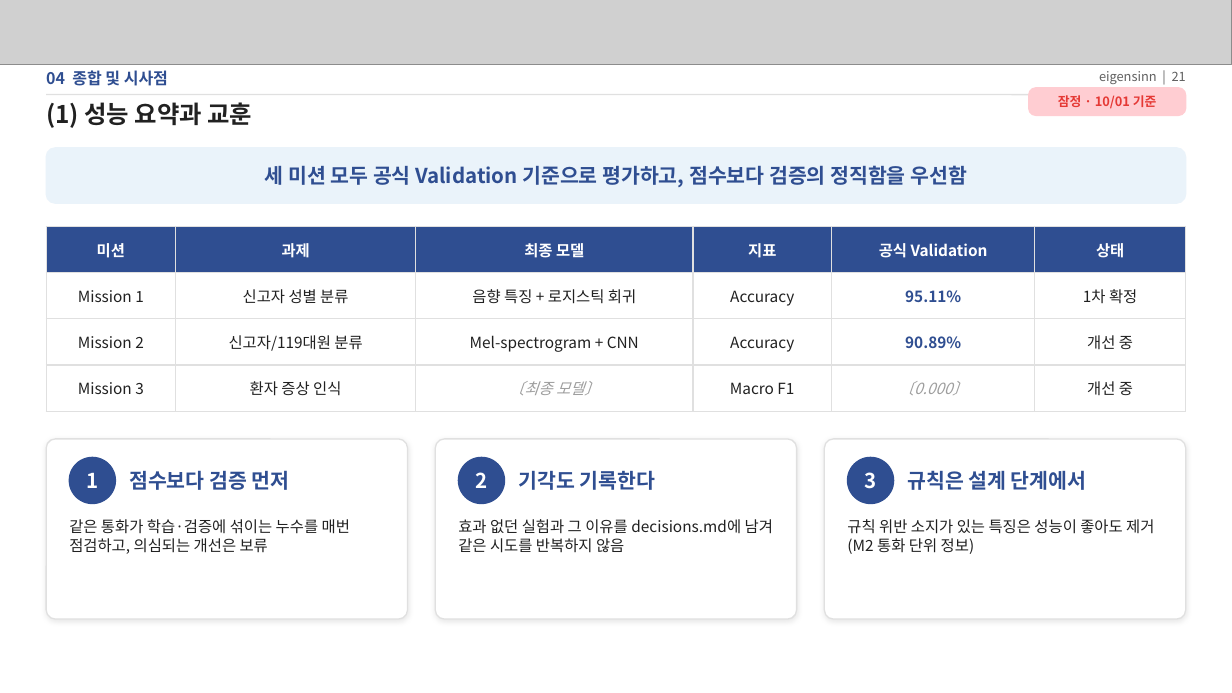
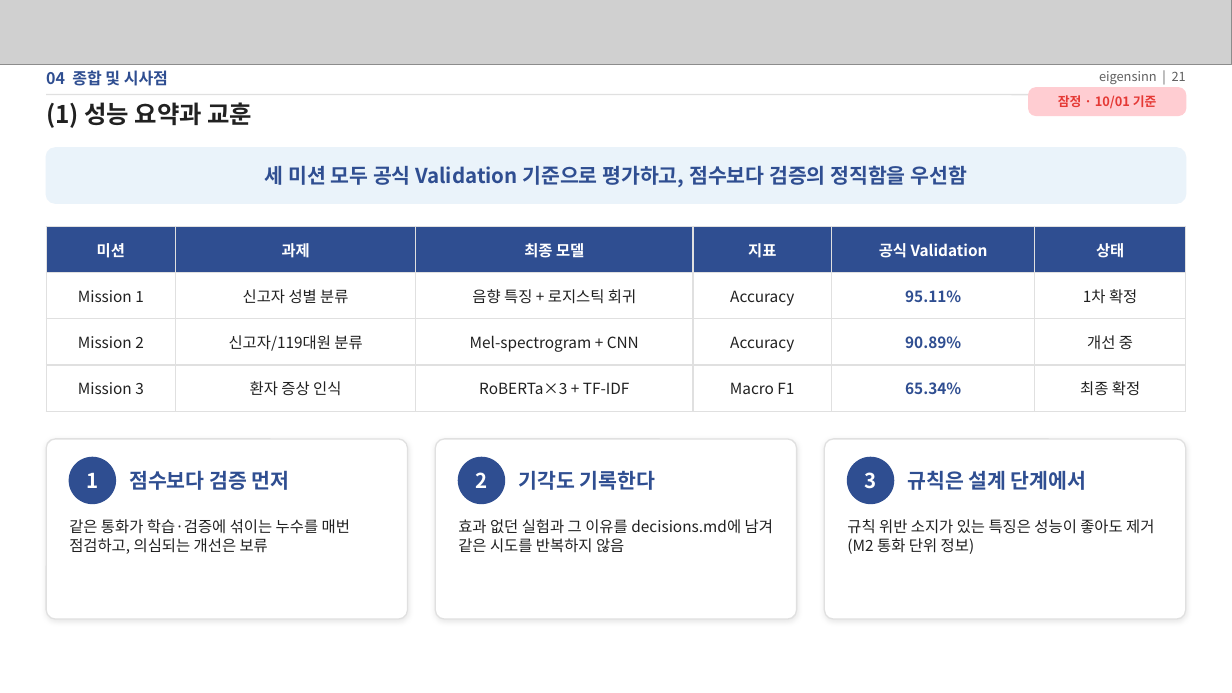
Before and after one commit to eigensinn-dcc2026/prelim, a slide deck: slide 21 of ppt/DCC2026_예선_결과정리.pptx. Drawn at 1232x693 pixels with LibreOffice and Linux fonts; fonts in the diff are those of the drawing; grey boxes stand for pictures. Boxes give left, top, right and bottom in pixels: in the first picture for what was removed or moved away, otherwise in the second. Text is boxed around its words. In the diff, an @@ line names an element or a change of style, - is before the commit and + after.

```diff
--- a/ppt/DCC2026_예선_결과정리.pptx
+++ b/ppt/DCC2026_예선_결과정리.pptx
@@ table at (46, 226, 1186, 400) @@
-row 4: Mission 3 | 환자 증상 인식 | 〔최종 모델〕 | Macro F1 | 〔0.000〕 | 개선 중
+row 4: Mission 3 | 환자 증상 인식 | RoBERTa×3 + TF-IDF | Macro F1 | 65.34% | 최종 확정
```
Also in this commit, not shown: 4 other slides changed.
